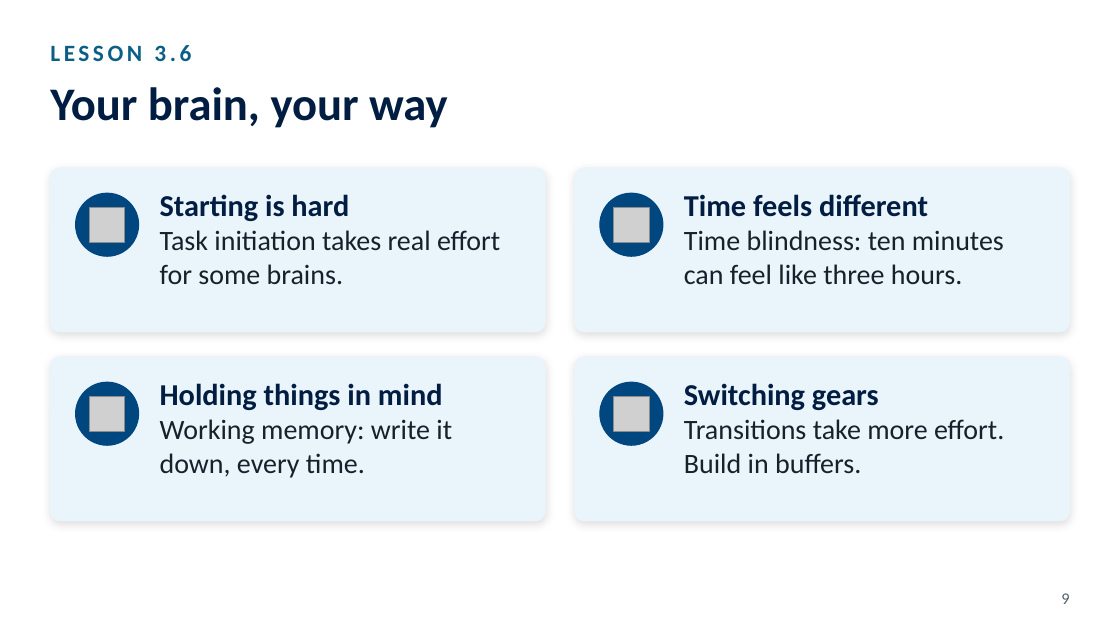
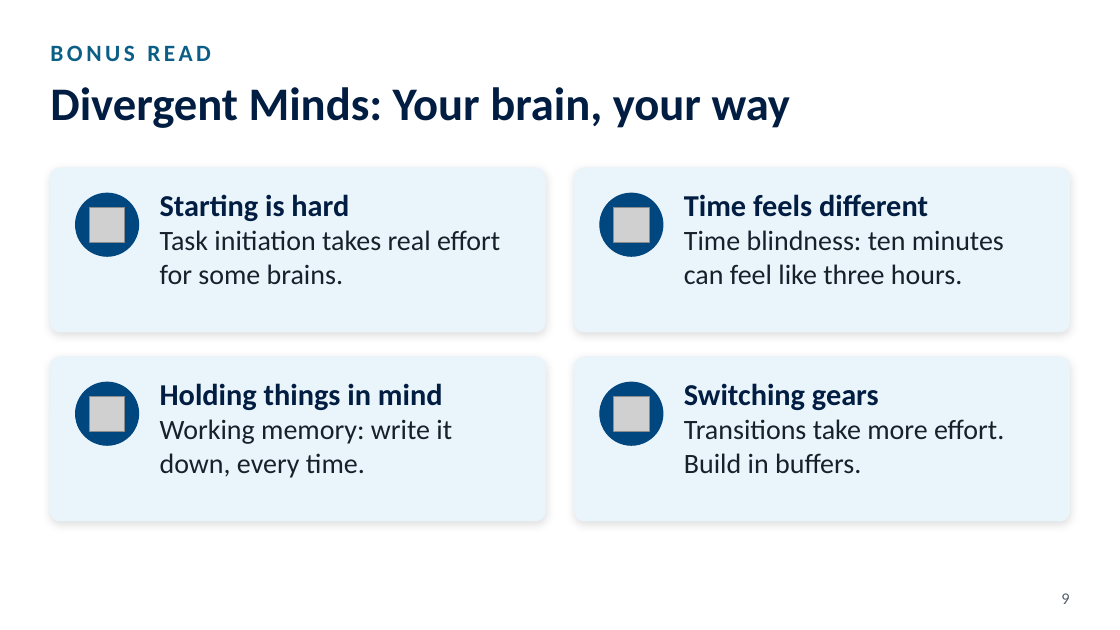
Before and after one commit to octc-instructional-design/FYE100-pathfinder-guidebook, a slide deck: slide 9 of downloads/slides/FYE100-Module03-Instructor-Slides.pptx. Drawn at 1120x630 pixels with LibreOffice and Linux fonts; fonts in the diff are those of the drawing; grey boxes stand for pictures. Boxes give left, top, right and bottom in pixels: in the first picture for what was removed or moved away, otherwise in the second. Text is boxed around its words. In the diff, an @@ line names an element or a change of style, - is before the commit and + after.

```diff
--- a/downloads/slides/FYE100-Module03-Instructor-Slides.pptx
+++ b/downloads/slides/FYE100-Module03-Instructor-Slides.pptx
@@ text at [50,45,211,61]: text changed @@
-LESSON 3.6
+BONUS READ
@@ title at [50,87,790,128]: text changed @@
-Your brain, your way
+Divergent Minds: Your brain, your way
```
Also in this commit, not shown: 20 other files.
